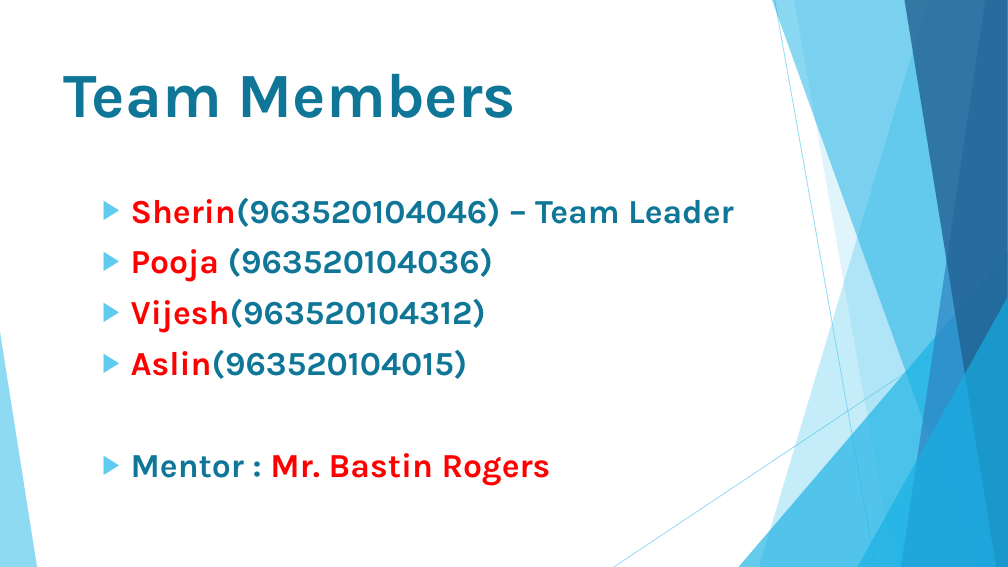
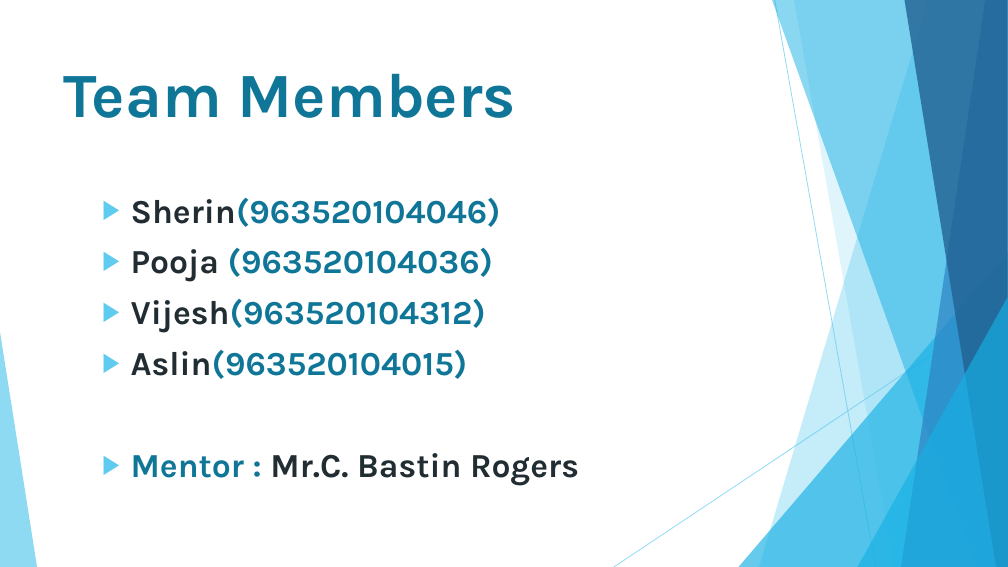
Before and after one commit to aslin-joel-r/mini-project-S6, a slide deck: slide 2 of Mini Project.pptx (slide 3 before the commit). Drawn at 1008x567 pixels with LibreOffice and Linux fonts; fonts in the diff are those of the drawing. Boxes give left, top, right and bottom in pixels: in the first picture for what was removed or moved away, otherwise in the second. Text is boxed around its words. In the diff, an @@ line names an element or a change of style, - is before the commit and + after.

```diff
--- a/Mini Project.pptx
+++ b/Mini Project.pptx
@@ text at (131,198,501,227): text changed @@
-▶ Sherin(963520104046) – Team Leader
+▶ Sherin(963520104046)
@@ text at (131,248,493,379): text colour #FF0000 to #212D32 in "Pooja", "Vijesh(963520104312)", "Aslin(963520104015)" @@
@@ text at (131,453,579,486): text changed; text colour #FF0000 to #212D32 @@
-▶ Mentor : Mr. Bastin Rogers
+▶ Mentor : Mr.C. Bastin Rogers
```
Also in this commit, not shown: 2 other slides changed, 7 slides added, 3 slides removed.
